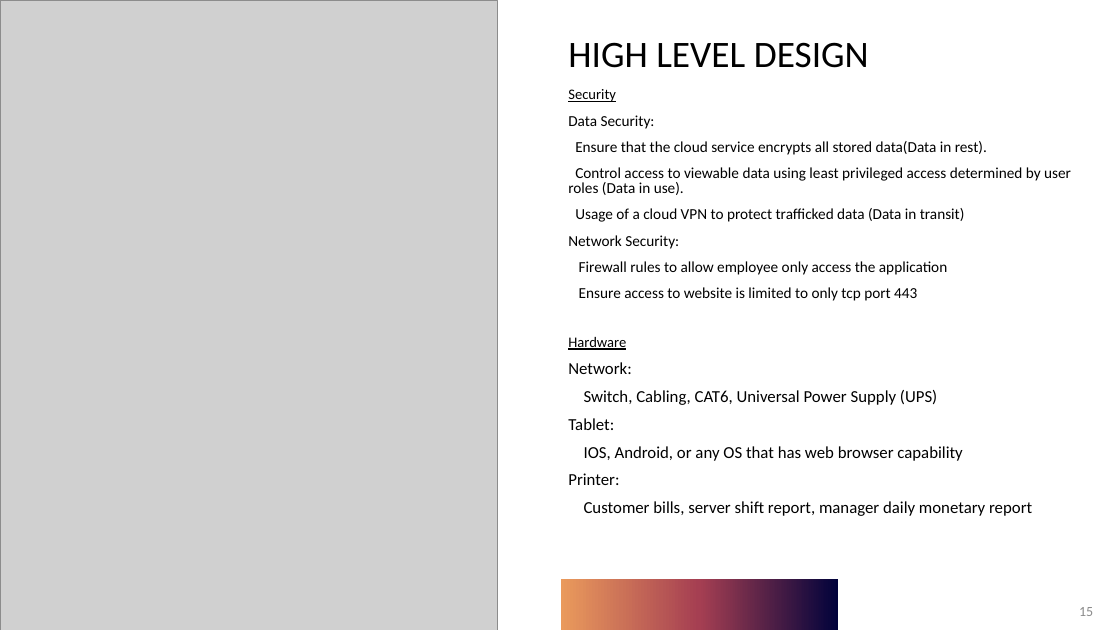
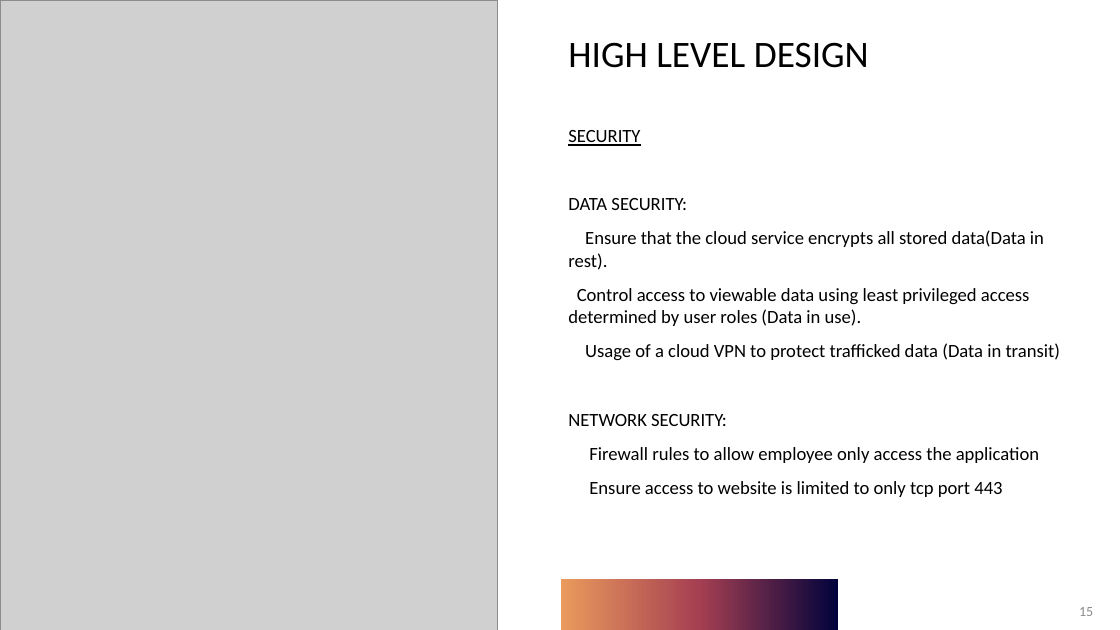
Before and after one commit to KL-3/CentRes, a slide deck: slide 15 of CentRes.pptx. Drawn at 1120x630 pixels with LibreOffice and Linux fonts; fonts in the diff are those of the drawing; grey boxes stand for pictures. Boxes give left, top, right and bottom in pixels: in the first picture for what was removed or moved away, otherwise in the second. Text is boxed around its words. In the diff, an @@ line names an element or a change of style, - is before the commit and + after.

Commit message:
First draft, final update.
Changed font to be uniform.

```diff
--- a/CentRes.pptx
+++ b/CentRes.pptx
@@ text at [568,130,687,210]: text changed; size 13.1 to 16 pt @@
-Security
-Data Security:
+SECURITY
+DATA SECURITY:
@@ text at [568,230,1060,497]: size 13.1 to 16 pt in "Ensure that the cloud service encrypts all ...", "Control access to viewable data using least ...", "Usage of a cloud VPN to protect ...", "Firewall rules to allow employee only access ..." and 1 more places; line spacing 0.8 to 1 @@
@@ text at [568,337,1032,516]: paragraphs removed @@
-Hardware
-Network:
-Switch, Cabling, CAT6, Universal Power Supply (UPS)
-Tablet:
-IOS, Android, or any OS that has web browser capability
-Printer:
-Customer bills, server shift report, manager daily monetary report
@@ text at [568,414,727,426]: text changed; size 13.1 to 16 pt @@
-Network Security:
+NETWORK SECURITY:
```
Also in this commit, not shown: 15 other slides changed, 2 slides added.
